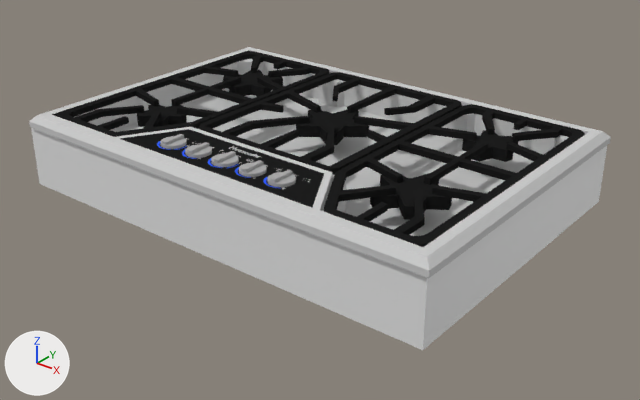
The Blender file Cook Tops/Thermador SGSX305FS.blend as it was, and as the next commit left it.
One viewpoint serves both versions: a 50 mm camera at (1.258, -1.331, 0.541) aimed at (0.425, -0.291, -0.104). Arrows for +X, +Y and +Z are at lower left; the lights stay in place.

Objects in the first picture: 'MESH.Thermador SGSX305FS', 'MESH.Thermador SGSX305FS.Cutout'.
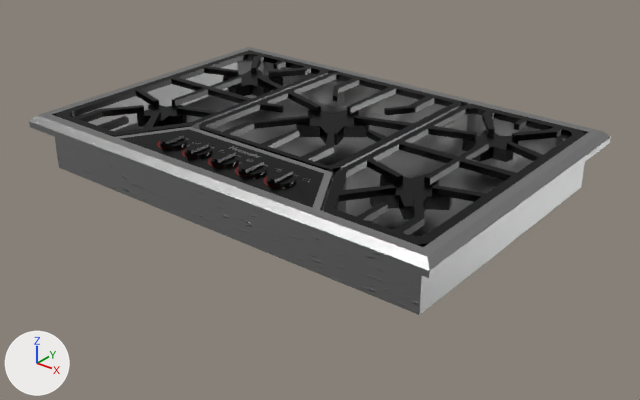
Location of each change, [x1, y1, x2, y2] in pixels of the pictures (640 x 400 px):
'MESH.Thermador SGSX305FS.Cutout', hidden: before [31, 128, 607, 350]
part 1 of me_mesh_001, recoloured: [29, 47, 611, 278] in both
part 2 of me_mesh_001, recoloured (black to grey): [52, 50, 585, 247] in both
part 3 of me_mesh_001, recoloured (grey to black): [160, 134, 296, 187] in both
part 4 of me_mesh_001, recoloured: [249, 50, 588, 134] in both
part 5 of me_mesh_001, recoloured (blue to red): [157, 141, 278, 188] in both

The change, as a list of edits to the scene's bpy script:
```text
Add ng_contrastglossy_005:
    ng_contrastglossy_005 = bpy.data.node_groups.new('ContrastGlossy.005', 'ShaderNodeTree')
    # nodes: BrightContrast, BsdfAnisotropic, Fresnel, Math, Mix, MixShader
    # colours: grey #bcbcbc
Add ng_colors_005:
    ng_colors_005 = bpy.data.node_groups.new('Colors.005', 'ShaderNodeTree')
    # nodes: RGB
    # colours: white #e7e7e7, grey #aaaaaa, black #343434, yellow #e7e700, orange #bc8300, red #b60000, pink #da95bc, pink #aa007c
Add ng_specularreflexion_005:
    ng_specularreflexion_005 = bpy.data.node_groups.new('SpecularReflexion.005', 'ShaderNodeTree')
    # nodes: BsdfAnisotropic, Math, MixShader
    # colours: white #e7e7e7
Add ng_contrastglossy_006:
    ng_contrastglossy_006 = bpy.data.node_groups.new('ContrastGlossy.006', 'ShaderNodeTree')
    # nodes: BrightContrast, BsdfAnisotropic, Fresnel, Math, Mix, MixShader
    # colours: grey #bcbcbc
Add ng_specularreflexion_006:
    ng_specularreflexion_006 = bpy.data.node_groups.new('SpecularReflexion.006', 'ShaderNodeTree')
    # nodes: BsdfAnisotropic, Math, MixShader
    # colours: white #e7e7e7
Add ng_brushed:
    ng_brushed = bpy.data.node_groups.new('Brushed', 'ShaderNodeTree')
    # nodes: Mapping, TexNoise, ValToRGB
    # colours: black #000000, grey #737373, white #ffffff
Add ng_contrastglossy_002:
    ng_contrastglossy_002 = bpy.data.node_groups.new('ContrastGlossy.002', 'ShaderNodeTree')
    # nodes: BrightContrast, BsdfAnisotropic, Fresnel, Math, Mix, MixShader
    # colours: grey #bcbcbc
Add ng_colors_002:
    ng_colors_002 = bpy.data.node_groups.new('Colors.002', 'ShaderNodeTree')
    # nodes: RGB
    # colours: white #e7e7e7, grey #aaaaaa, black #343434, yellow #e7e700, orange #bc8300, red #b60000, pink #da95bc, pink #aa007c
Add ng_specularreflexion_002:
    ng_specularreflexion_002 = bpy.data.node_groups.new('SpecularReflexion.002', 'ShaderNodeTree')
    # nodes: BsdfAnisotropic, Math, MixShader
    # colours: white #e7e7e7
Add mat_black_anodized_metal:
    mat_black_anodized_metal = bpy.data.materials.new('Black Anodized Metal')
    # nodes: Fresnel, Group, LayerWeight, OutputMaterial
    # colours: white #e7e7e7
Add mat_white_anodized_metal:
    mat_white_anodized_metal = bpy.data.materials.new('White Anodized Metal')
    # nodes: BsdfDiffuse, Fresnel, Group, LayerWeight, MixShader, OutputMaterial, RGB
    # colours: white #f5f5f5, white #f2f2f2
Add mat_stainless_steel:
    mat_stainless_steel = bpy.data.materials.new('Stainless Steel')
    # nodes: BsdfAnisotropic, Bump, Fresnel, Gamma, Group, LayerWeight, MixShader, OutputMaterial, TexCoord, ValToRGB
    # colours: grey #b1b1b1, dark grey #595959
Add mat_red_anodized_metal:
    mat_red_anodized_metal = bpy.data.materials.new('Red Anodized Metal')
    # nodes: Fresnel, Group, LayerWeight, OutputMaterial
    # colours: white #e7e7e7
Change me_mesh_001:
    where me_mesh_001.from_pydata(...)  # 3525 vertices, 1395 faces; spans x 0.3..38.7, y -83.1..-0.8, z -3.6..1.6
    used by ob_mesh_thermador_sgsx305fs; parent = ob_bpassembly_thermador_sgsx305fs; location = (0.0, 0.0, 0.0); scale = (0.0205, 0.00656, 0.0205)
    remove me_mesh_001.materials.append(mat_default)
    me_mesh_001 part 1: all 582 faces that had it switch from mat_4 to mat_stainless_steel
    me_mesh_001 part 2: all 580 faces that had it switch from mat_color_008 to mat_black_anodized_metal
    me_mesh_001 part 3: all 214 faces that had it switch from mat_color_003_1 to mat_black_anodized_metal
    me_mesh_001 part 4: all 10 faces that had it switch from mat_mtl_stainless_steel to mat_stainless_steel
    me_mesh_001 part 5: all 7 faces that had it switch from mat_color_i02 to mat_red_anodized_metal
    add me_mesh_001.materials.append(mat_white_anodized_metal)
Change ob_mesh_thermador_sgsx305fs_cutout:
    add ob_mesh_thermador_sgsx305fs_cutout.hide_viewport = True
```
